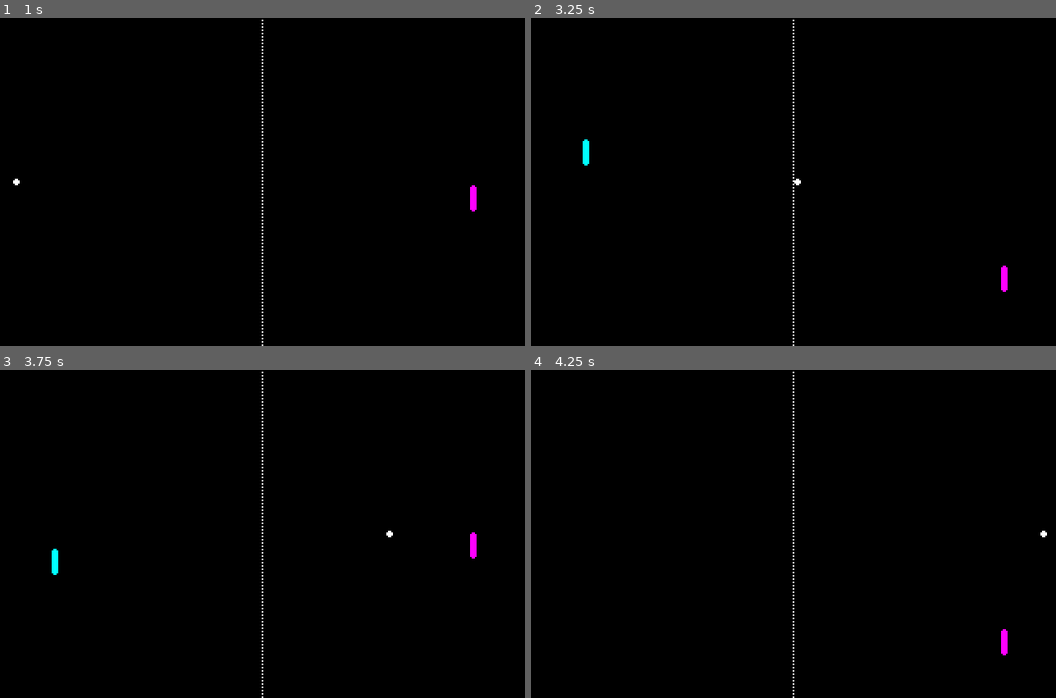
Above: before the commit, frames 1-4 (two rows, left to right).
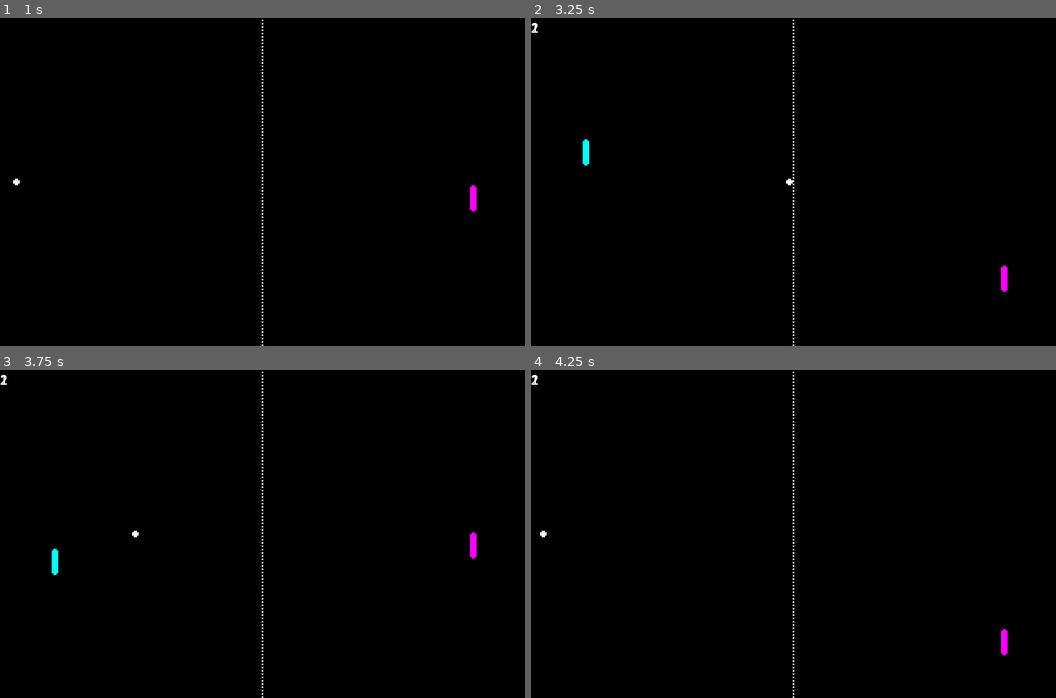
Above: after the commit, the same moments.

Repository: yuri-mascarenhas/pong
Game: Godot game, scene res://scenes/pong.tscn
Two runs of this game, one before a commit and one after it. Both use one fixed random seed, a clock stepped at 60 frames per second and the inputs below.
Inputs:
- Up to frame 1 (1 s): hold Up (right_move_up) from 0.53 s (still down)
- Up to frame 2 (3.25 s): release Up (right_move_up) at 1.28 s; hold W (left_move_up) 1.28-2.03 s; hold Up (right_move_up) 2.03-2.78 s; hold W (left_move_up) from 2.78 s (still down)
- Up to frame 3 (3.75 s): keep holding W (left_move_up)
- Up to frame 4 (4.25 s): keep holding W (left_move_up)

Frame 1 is identical in both runs. In frame 2, less than 0.1% of the frame differs, in the area x 0-52%, y 1-51%; in frame 3, less than 0.1%; in frame 4, less than 0.1%.

Commit message:
[Refac] Score and game logic to GameManager

Diff:
--- a/scenes/pong.tscn
+++ b/scenes/pong.tscn
@@ -8,8 +8,6 @@
 [ext_resource type="Script" path="res://scripts/player_left.gd" id="3_a7q4u"]
 [ext_resource type="Texture2D" uid="uid://gcg2n4x4bkm1" path="res://assets/ball.png" id="4_bycyn"]
 [ext_resource type="Script" path="res://scripts/ball.gd" id="6_5jgc0"]
-
-[sub_resource type="GDScript" id="GDScript_1mu1e"]
 
 [sub_resource type="CapsuleShape2D" id="CapsuleShape2D_ydsyr"]
 radius = 4.0
@@ -23,7 +21,6 @@
 radius = 4.0
 
 [node name="Game" type="Node2D"]
-script = SubResource("GDScript_1mu1e")
 
 [node name="UI" type="Control" parent="."]
 layout_mode = 3
@@ -37,12 +34,12 @@
 offset_bottom = 40.0
 script = ExtResource("1_cm3w6")
 
-[node name="LeftScoreLabel" type="Label" parent="UI"]
+[node name="LeftScoreLabel" type="Label" parent="UI/GameManager"]
 layout_mode = 0
 offset_right = 40.0
 offset_bottom = 23.0
 
-[node name="RightScoreLabel" type="Label" parent="UI"]
+[node name="RightScoreLabel" type="Label" parent="UI/GameManager"]
 layout_mode = 0
 offset_right = 40.0
 offset_bottom = 23.0
@@ -69,18 +66,18 @@
 [node name="CollisionShape2D" type="CollisionShape2D" parent="player_left"]
 shape = SubResource("CapsuleShape2D_11o1m")
 
-[node name="separator" type="Sprite2D" parent="."]
+[node name="Separator" type="Sprite2D" parent="."]
 texture = ExtResource("3_0out7")
 offset = Vector2(320, 200)
 
-[node name="ball" type="Area2D" parent="."]
+[node name="Ball" type="Area2D" parent="."]
 position = Vector2(320, 188)
 script = ExtResource("6_5jgc0")
 
-[node name="CollisionShape2D" type="CollisionShape2D" parent="ball"]
+[node name="CollisionShape2D" type="CollisionShape2D" parent="Ball"]
 shape = SubResource("CircleShape2D_o1h81")
 
-[node name="ball_sprite" type="Sprite2D" parent="ball"]
+[node name="ball_sprite" type="Sprite2D" parent="Ball"]
 texture = ExtResource("4_bycyn")
 
-[connection signal="body_entered" from="ball" to="ball" method="_on_body_entered"]
+[connection signal="body_entered" from="Ball" to="Ball" method="_on_body_entered"]
--- a/scripts/ball.gd
+++ b/scripts/ball.gd
@@ -4,21 +4,9 @@
 @export var velocity: Vector2 = Vector2(1, 0).normalized() * speed
 @export var max_bounce_angle: float = PI / 3
 
-var window_size: Vector2 = Vector2()
-
-
-
-# Called when the node enters the scene tree for the first time.
-func _ready() -> void:
-	window_size = self.get_viewport().get_visible_rect().size
-	reset_ball()
-	pass
-
 
 # Called every frame. 'delta' is the elapsed time since the previous frame.
 func _process(delta: float) -> void:
-	if position.x < 0 or position.x > window_size.x:
-		reset_ball()
 	position += velocity * delta
 
 
@@ -36,11 +24,3 @@
 		# Adjust the ball's velocity
 		var direction = sign(velocity.x)
 		velocity = Vector2(direction * cos(bounce_angle), sin(bounce_angle)).normalized() * speed
-
-
-func reset_ball() -> void:
-	# Reset position
-	self.position = window_size / 2
-	# Reset velocity
-	var direction_x = randf_range(-1.0, 1.0)
-	self.velocity = Vector2(direction_x, 0).normalized() * speed
--- a/scripts/game_manager.gd
+++ b/scripts/game_manager.gd
@@ -1,5 +1,7 @@
 class_name GameManager extends Control
 
+# Global utils variables
+var window_size: Vector2
 
 # Variables to track scores
 var left_score = 0
@@ -10,12 +12,44 @@
 var left_score_label: Label
 var right_score_label: Label
 
-@export var ball_speed = 300
+
+func _ready() -> void:
+	# Start global utils
+	window_size = self.get_viewport().get_visible_rect().size
+	# Access ball and UI lables
+	ball = get_node("../../Ball")
+	left_score_label = $LeftScoreLabel
+	right_score_label = $RightScoreLabel
+	# Initialize the game
+	reset_ball()
 
 
-func _ready() -> void:
-	# Access ball and UI lables
-	ball = get_node("../Ball")
-	left_score_label = $LeftScoreLabel
-	right_score_label = $RightScoreLabel
-	# Initialize Game
+func _process(delta: float) -> void:
+	# Get window size
+	var window_size = get_viewport_rect().size
+
+	# Check if the ball goes beyond the left or right boundary
+	if ball.position.x < 0:
+		# Right player scores
+		right_score += 1
+		update_score()
+		reset_ball()
+	elif ball.position.x > window_size.x:
+		# Left player scores
+		left_score += 1
+		update_score()
+		reset_ball()
+
+
+func reset_ball() -> void:
+	# Reset positionw
+	ball.position = window_size / 2
+	# Reset velocity
+	var direction_x = randf_range(-1.0, 1.0)
+	ball.velocity = Vector2(direction_x, 0).normalized() * ball.speed
+
+
+func update_score() -> void:
+	# Update the text of the labels to reflect the current score
+	left_score_label.text = str(left_score)
+	right_score_label.text = str(right_score)
Not shown: 1 places in scenes/pong.tscn that only renumber resources
